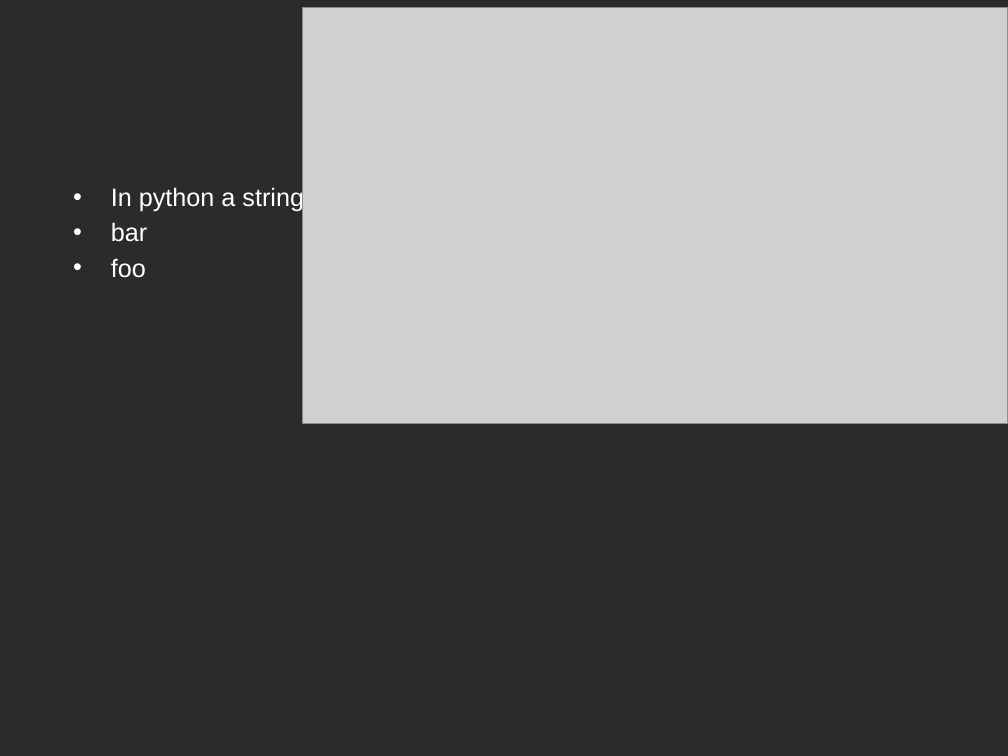
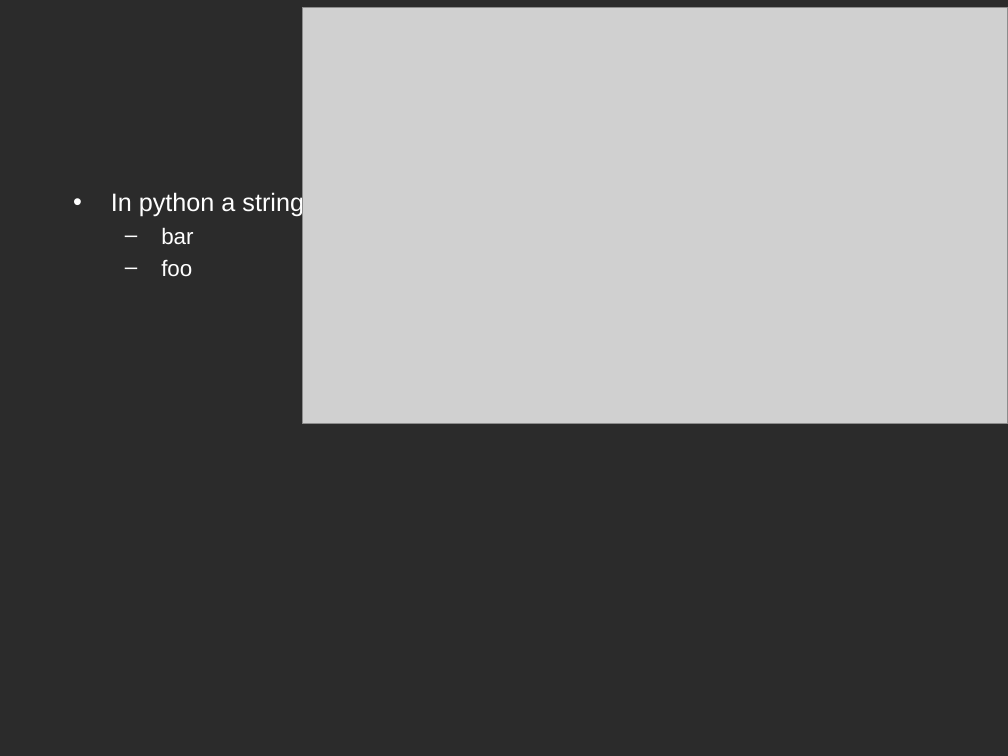
Before and after one commit to acjohnson/demystifying-code, a slide deck: slide 9 of simple-template-markup.pptx. Drawn at 1008x756 pixels with LibreOffice and Linux fonts; fonts in the diff are those of the drawing; grey boxes stand for pictures; background and template pictures are left out; a plain dark background stands for a picture behind light text. Boxes give left, top, right and bottom in pixels: in the first picture for what was removed or moved away, otherwise in the second. Text is boxed around its words. In the diff, an @@ line names an element or a change of style, - is before the commit and + after.

```diff
--- a/simple-template-markup.pptx
+++ b/simple-template-markup.pptx
@@ text at (161,227,193,277): size 18 to 16 pt in "bar", "foo"; bullet • to –; list level 1 to 2 in "bar"; list level 1 to 2 in "foo" @@
```
Also in this commit, not shown: 9 other slides changed, 2 other files.
